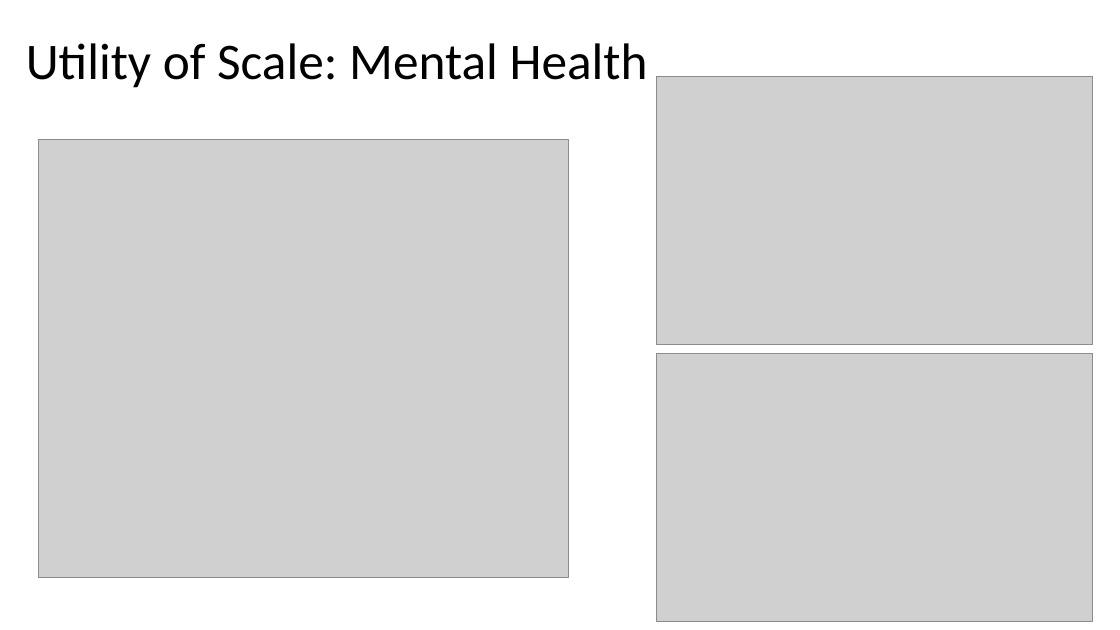
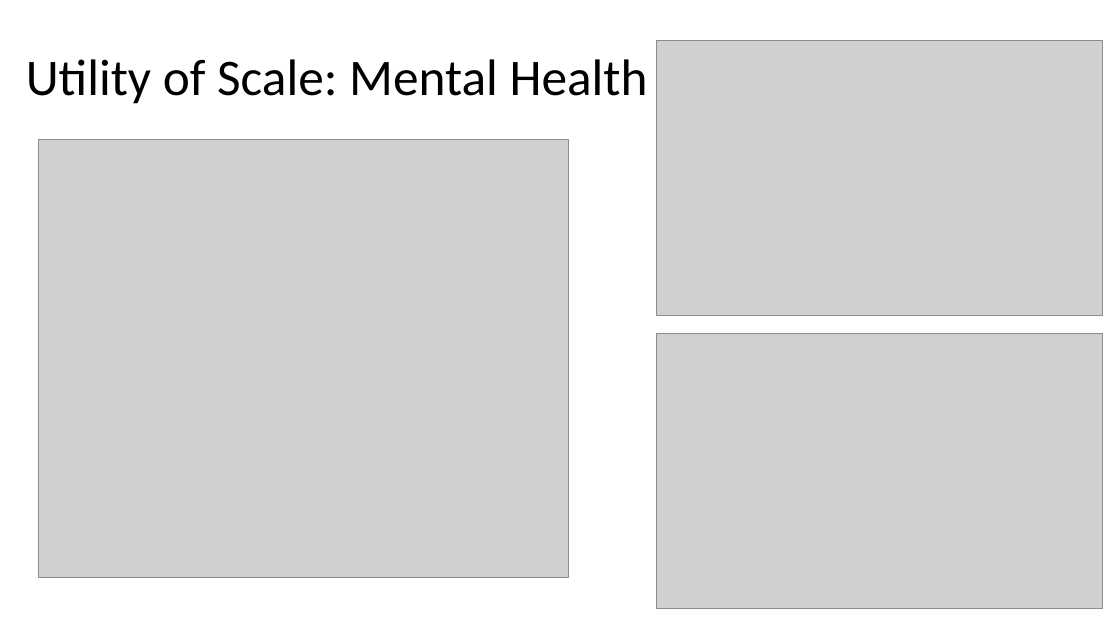
Before and after one commit to njk2136/TEAM, a slide deck: slide 8 of figures/m@h/M@H_figures.pptx. Drawn at 1120x630 pixels with LibreOffice and Linux fonts; fonts in the diff are those of the drawing; grey boxes stand for pictures. Boxes give left, top, right and bottom in pixels: in the first picture for what was removed or moved away, otherwise in the second. Text is boxed around its words. In the diff, an @@ line names an element or a change of style, - is before the commit and + after.

```diff
--- a/figures/m@h/M@H_figures.pptx
+++ b/figures/m@h/M@H_figures.pptx
@@ text "Utility of Scale: Mental Health": place and size @@
-text "Utility of Scale: Mental Health" at (26,43,648,88)
+text "Utility of Scale: Mental Health" at (26,59,648,104)
@@ picture: place and size @@
-picture at (657,76,1093,344)
+picture at (656,40,1102,315)
@@ picture: place and size @@
-picture at (657,353,1093,621)
+picture at (656,334,1102,608)
```
Also in this commit, not shown: 3 other slides changed, 11 other files.
